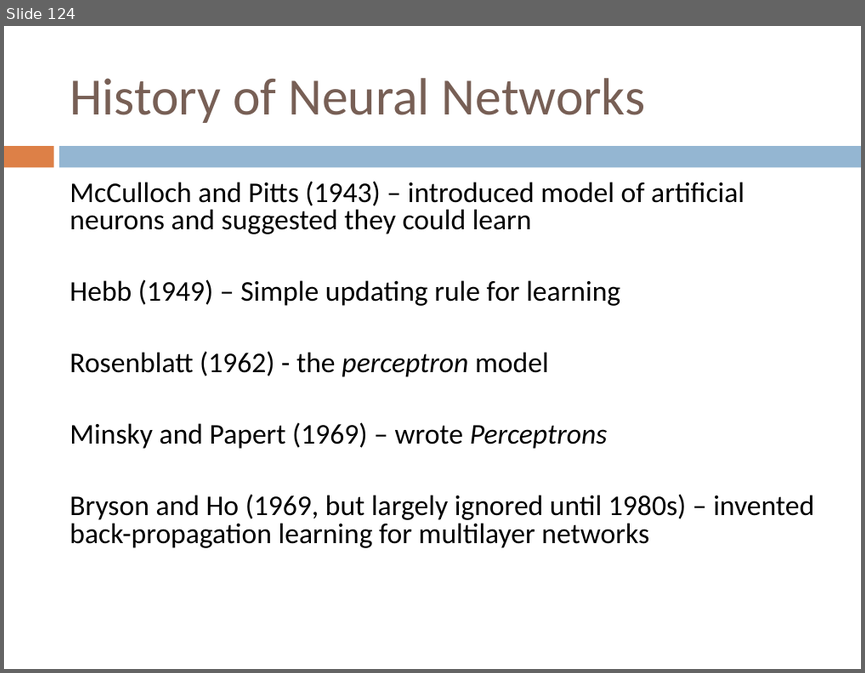
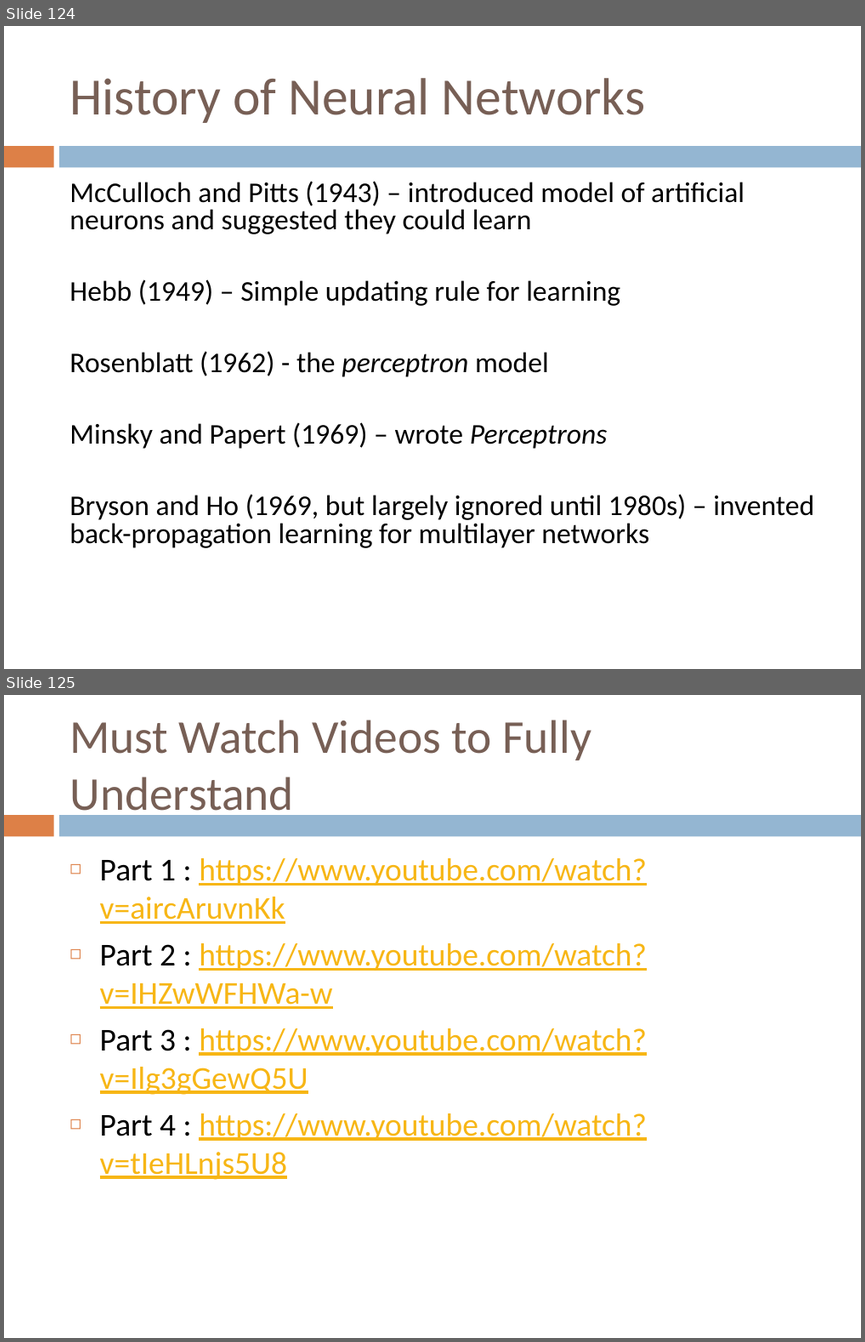
Before and after one commit to FurkanGozukara/CSE419_2018, a slide deck: Lecture 5 - Perceptron Learning.pptx. Shown one above the other, each under a label of ours: slide 124 before the commit, slides 124 and 125 after it. The pictures are 865x673 and 865x1342 pixels, drawn with LibreOffice and Linux fonts; fonts in the diff are those of the drawing. Boxes give left, top, right and bottom in pixels: in the first picture for what was removed or moved away, otherwise in the second. Text is boxed around its words. In the diff, an @@ line names an element or a change of style, - is before the commit and + after.

Commit message:
lecture 5 upload

```diff
--- a/Lecture 5 - Perceptron Learning.pptx
+++ b/Lecture 5 - Perceptron Learning.pptx
@@ slide 125 added at <box>4,695,861,1338</box>, background #FFFFFF; not listed: 2 template elements that a slide beside it also shows @@
@@ title added at <box>69,720,591,821</box>, 39.6 pt, text #775F55 @@
+Must Watch Videos to Fully Understand
@@ text added at <box>100,858,647,1179</box>, 26.8 pt, text #F7B615, underline @@
+◻ Part 1 : https://www.youtube.com/watch?v=aircAruvnKk
+◻ Part 2 : https://www.youtube.com/watch?v=IHZwWFHWa-w
+◻ Part 3 : https://www.youtube.com/watch?v=Ilg3gGewQ5U
+◻ Part 4 : https://www.youtube.com/watch?v=tIeHLnjs5U8
```
Also in this commit, not shown: 9 other files.
